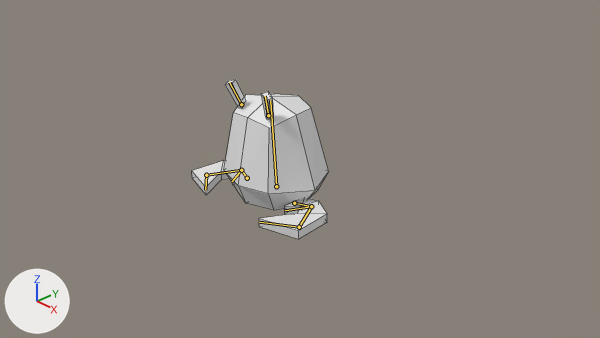
What one commit did to the Blender file Assets/antsy.blend.
One viewpoint serves both versions: the file's camera 'Camera'. The axes (+X, +Y, +Z) are drawn at lower left. The lights are the same throughout. The bones that bend it are drawn over the model as lines. Mesh edges are drawn as thin lines.
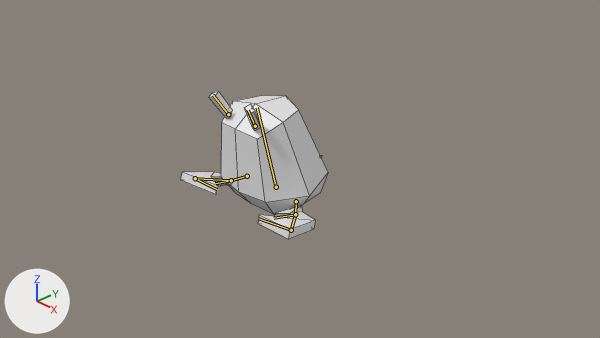
Commit message: antsy attack

The newer file adds an action. The first version stands in its rest pose; the second is drawn at frame 10 of the action 'attack'.

Changed parts and their boxes (x1, y1, x2, y2) in the pictures (600 x 338 px):
'Cube', posed (7% wider, 7% shorter): before (192, 79, 329, 239); after (181, 91, 328, 239)
bone 'Torso', root to tip: before (276, 186) to (270, 100); after (276, 187) to (257, 107)
bone 'Arm.L', root to tip: before (247, 178) to (241, 170); after (247, 176) to (231, 180)
bone 'Hand.L', root to tip: before (241, 170) to (206, 175); after (231, 180) to (195, 178)
bone 'Finger.L', root to tip: before (206, 175) to (205, 190); after (195, 178) to (217, 189)
bone 'Thumb.L', root to tip: before (241, 170) to (232, 181); after (231, 180) to (215, 183)
bone 'Arm.R', root to tip: before (294, 203) to (311, 206); after (296, 201) to (295, 214)
bone 'Hand.R', root to tip: before (311, 206) to (299, 227); after (295, 214) to (291, 230)
bone 'Finger.R', root to tip: before (299, 227) to (259, 222); after (291, 230) to (258, 218)
bone 'Thumb.R', root to tip: before (311, 206) to (285, 210); after (295, 214) to (274, 218)

The change in detail:
Bone 'Torso' (bone_torso) moves from (0.0, 0.0, 0.0) to (0.0, 0.0, 0.013).
Bone 'Torso' (bone_torso) turns from (0, 0, 0) to (10, 0, 0) degrees about its own x, y and z.
Bone 'Arm.L' (bone_arm_l) moves from (0.0, 0.0, 0.0) to (0.051, 0.008, -0.03).
Bone 'Arm.L' (bone_arm_l) turns from (0, 0, 0) to (66, 6, 30) degrees about its own x, y and z.
Bone 'Hand.L' (bone_hand_l) moves from (0.0, 0.0, 0.0) to (-0.024, -0.012, 0.009).
Bone 'Hand.L' (bone_hand_l) turns from (0, 0, 0) to (17, -16, -61) degrees about its own x, y and z.
Bone 'Finger.L' (bone_finger_l) moves from (0.0, 0.0, 0.0) to (0.217, 0.917, 0.09).
Bone 'Finger.L' (bone_finger_l) turns from (0, 0, 0) to (-4, -2, 40) degrees about its own x, y and z.
Bone 'Thumb.L' (bone_thumb_l) moves from (0.0, 0.0, 0.0) to (-0.126, -0.185, -0.039).
Bone 'Thumb.L' (bone_thumb_l) turns from (0, 0, 0) to (4, -23, -73) degrees about its own x, y and z.
Bone 'Arm.R' (bone_arm_r) moves from (0.0, 0.0, 0.0) to (0.049, 0.031, 0.03).
Bone 'Arm.R' (bone_arm_r) turns from (0, 0, 0) to (-70, -12, 23) degrees about its own x, y and z.
Bone 'Hand.R' (bone_hand_r) moves from (0.0, 0.0, 0.0) to (0.089, -0.137, -0.034).
Bone 'Hand.R' (bone_hand_r) turns from (0, 0, 0) to (26, 10, 75) degrees about its own x, y and z.
Bone 'Finger.R' (bone_finger_r) moves from (0.0, 0.0, 0.0) to (-0.288, 0.884, 0.07).
Bone 'Finger.R' (bone_finger_r) turns from (0, 0, 0) to (-3, 1, -40) degrees about its own x, y and z.
Bone 'Thumb.R' (bone_thumb_r) moves from (0.0, 0.0, 0.0) to (0.29, -0.186, -0.091).
Bone 'Thumb.R' (bone_thumb_r) turns from (0, 0, 0) to (9, 18, 90) degrees about its own x, y and z.
